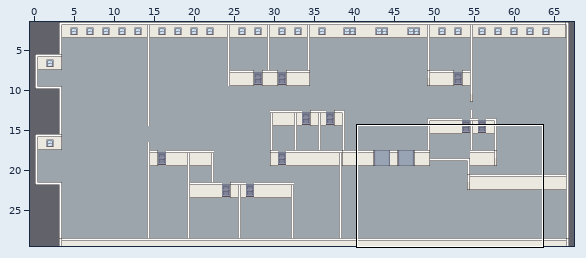
Tiled map: maps/office_floor_14/floor_14.tmx. The first picture is a wide view before the edit; the outline marks the close-up.
Close-up. Before the edit:
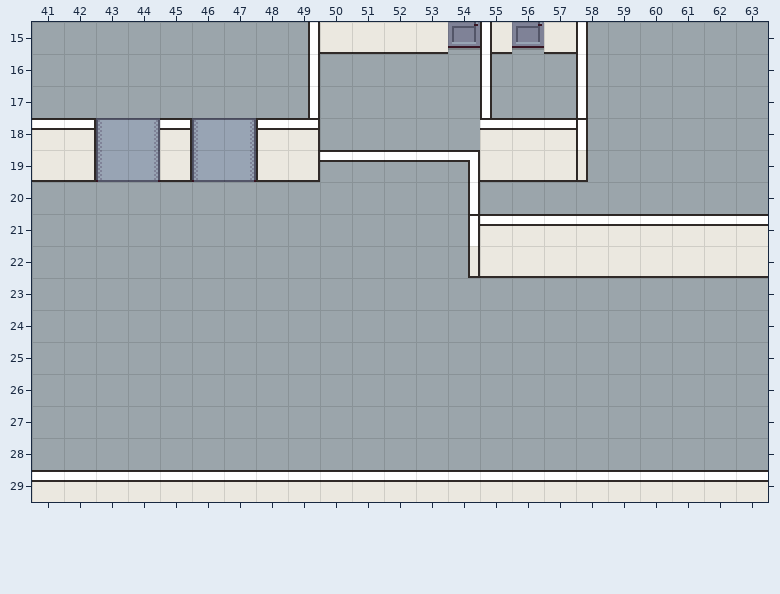
Cells are 32x32 px. Shown: x 41..63, y 15..29.
After:
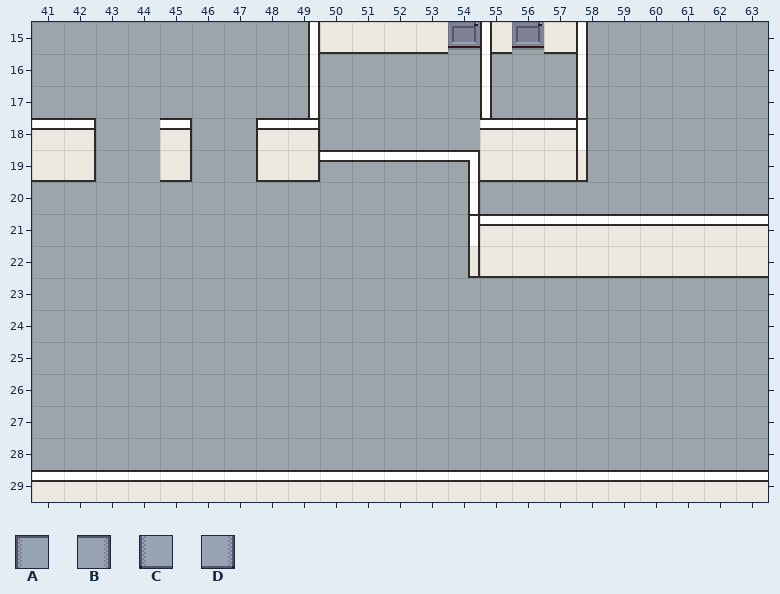
Key: from "office_32px": A 208, B 209, C 240, D 241.
_ is an empty cell, . an unchanged one.
From old to new:
--- layer "Ventanas-Paredes-Puertas"
@@ x 43..47 @@
-18 AB.AB
-19 CD.CD
+18 __.__
+19 __.__
Pixel boxes of the changes (left, top, right, bottom) in both close-ups:
removed: (96, 118, 160, 182)
removed: (192, 118, 256, 182)
